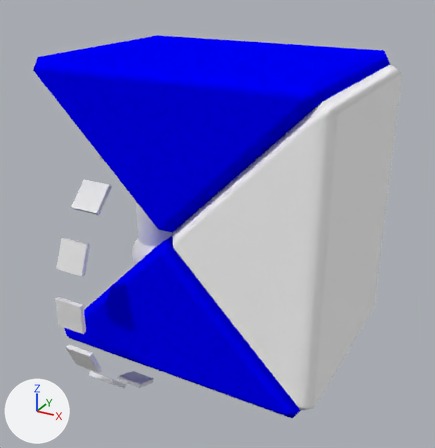
An edit to the Blender file raw/prism.blend, drawn before and after from the same camera.
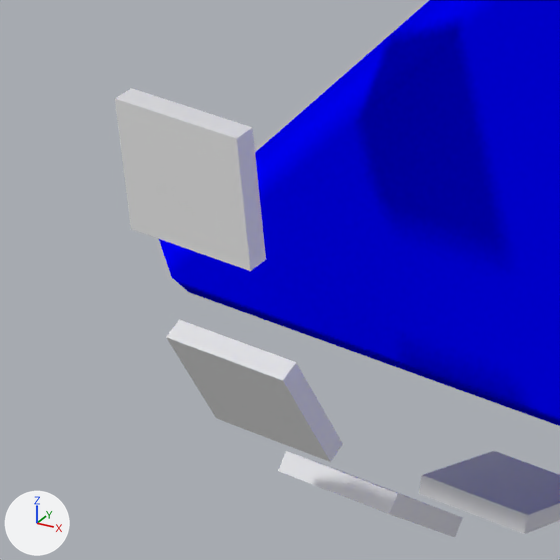
There are two pictures of each version: one whole from a 50 mm lens placed at (2.35, -3.36, 2.03), pointed at (0.01, 0.9, -0.1), one close up on the part from 7% to 34% of the width and 62% to 88% of the height. Arrows for +X, +Y and +Z are at lower left; the lights stay in place.

The scene before the commit, as lines of its bpy script (objects in view):
```python
me_cylinder_001 = bpy.data.meshes.new('Cylinder.001')
me_cylinder_001.from_pydata(...)  # 64 vertices, 16 faces; spans x -0.1..0.1, y -1.0..1.0, z -1.0..1.0
# before: 32 (-0.1, -1.0, -0.1), 33 (0.1, -1.0, -0.1), 34 (-0.1, -1.0, 0.1), 35 (0.1, -1.0, 0.1)
me_prism = bpy.data.meshes.new('Prism')
me_prism.from_pydata(...)  # 18 vertices, 20 faces; spans x -0.92..0.92, y -0.71..0.71, z -0.5..0.45
me_prism.materials.append(None)
ob_cylinder = bpy.data.objects.new('Cylinder', me_cylinder_001)
ob_cylinder.location = (0.0, 0.0, 0.0)
_m = ob_cylinder.modifiers.new('Solidify', 'SOLIDIFY')
_m.thickness = 0.03
ob_prismbw_001 = bpy.data.objects.new('PrismBW.001', me_prism)
ob_prismbw_001.location = (0.5, 0.0, 0.0)
ob_prismbw_001.material_slots[0].link = 'OBJECT'; ob_prismbw_001.material_slots[0].material = mat_materialbw  # blue #0000ff
```
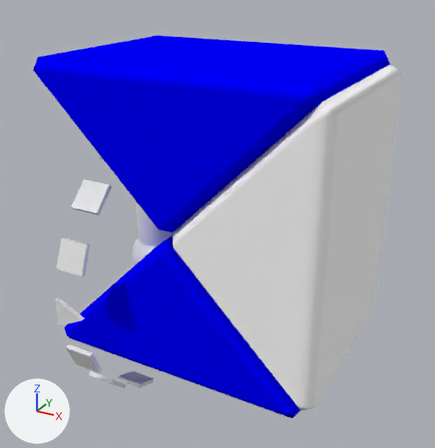
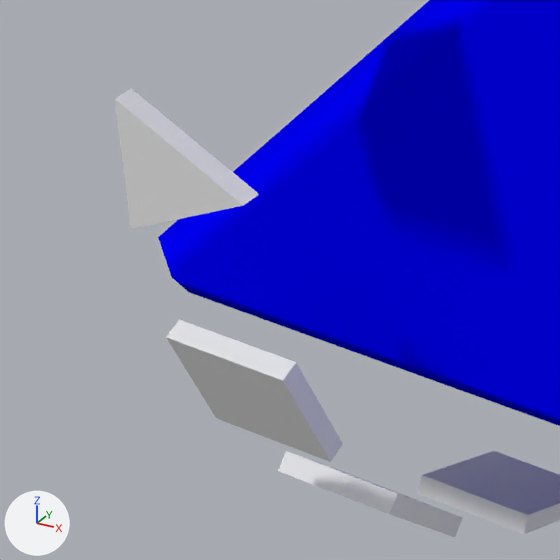
What changed in the scene script:
```text
Change me_cylinder_001:
    where me_cylinder_001.from_pydata(...)  # 64 vertices, 16 faces; spans x -0.1..0.1, y -1.0..1.0, z -1.0..1.0
    used by ob_cylinder; location = (0.0, 0.0, 0.0)
    verts and faces of me_cylinder_001; kept vertices keep their numbers, new ones are numbered from 64
    me_cylinder_001 part 1
    add delete_vertices([33, 35])  # with the faces that use them
    add verts[66] = (0.1, -1.0, 0.0)
    add faces += [(32, 66, 34)]
```

Changed parts and their boxes (x1, y1, x2, y2) in the close-ups (560 x 560 px; the box of a moved part takes in the faces that stretch with it):
part 1 of me_cylinder_001, moved or reshaped: before (115, 88, 266, 271); after (115, 88, 259, 229)
